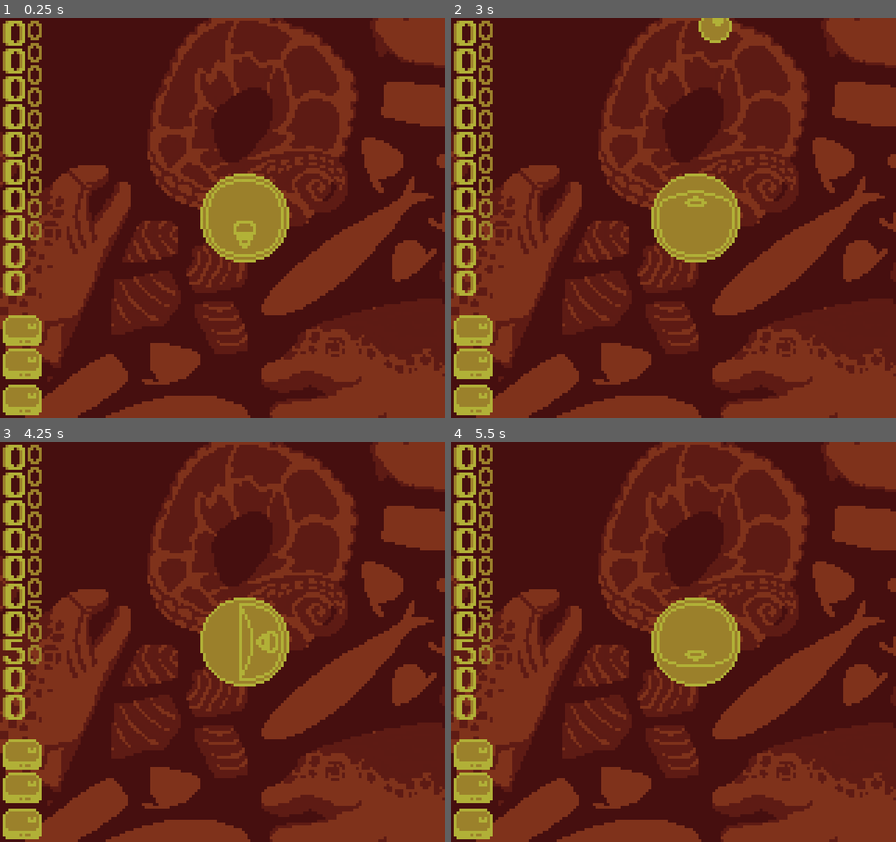
Above: before the commit, frames 1-4 (two rows, left to right).
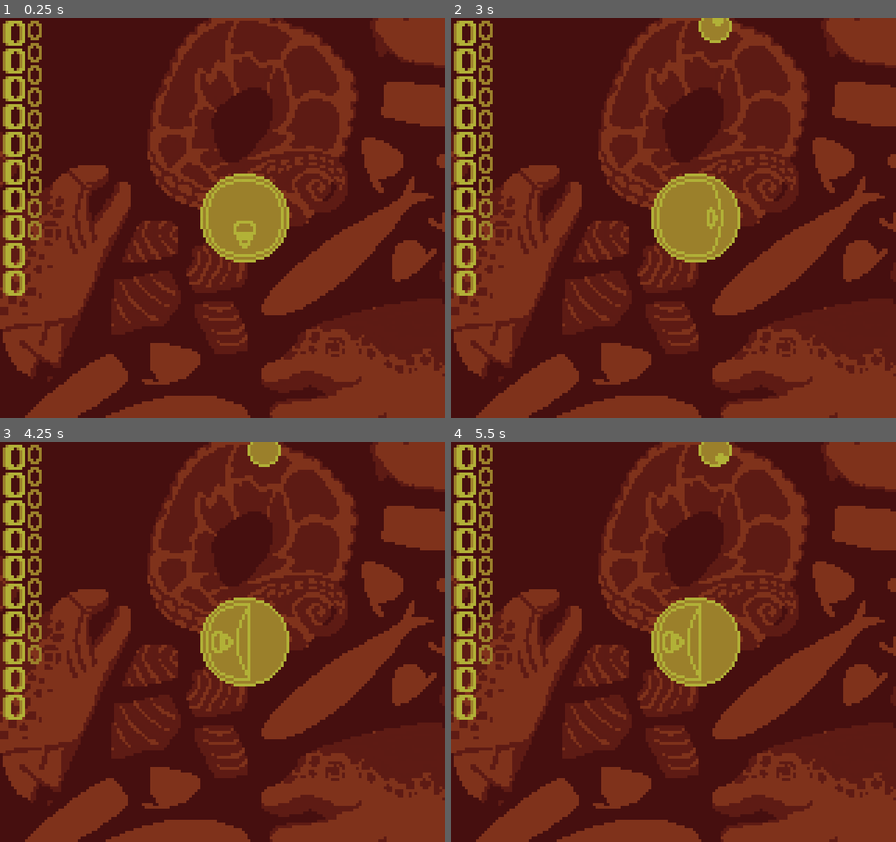
Above: after the commit, the same moments.

Repository: sym-z/gbjam-12
Game: Godot game, scene res://scenes/load_scene.tscn
Two runs of this game, one before a commit and one after it. Both use one fixed random seed, a clock stepped at 60 frames per second and the inputs below.
Inputs:
- Up to frame 1 (0.25 s): no input
- Up to frame 2 (3 s): tap Enter (START) at 0.5 s; hold D (DPAD-RIGHT) 0.53-1.28 s; tap L (A) at 0.6, 1.55, 2.1 s; tap K (B) at 0.8, 1.35, 2.3, 2.85 s; hold S (DPAD-DOWN) 1.28-2.03 s; hold D (DPAD-RIGHT) 2.03-2.78 s; hold W (DPAD-UP) from 2.78 s (still down)
- Up to frame 3 (4.25 s): tap L (A) at 3.05 s; release W (DPAD-UP) at 3.53 s; hold A (DPAD-LEFT) from 3.53 s (still down); tap Shift (SELECT) at 3.6 s; tap K (B) at 3.8 s
- Up to frame 4 (5.5 s): tap Enter (START) at 4.25, 4.35 s; tap L (A) at 4.55, 5.1 s; release A (DPAD-LEFT) at 5.03 s; hold S (DPAD-DOWN) from 5.03 s (still down); tap K (B) at 5.3 s

The runs differ from the first frame. In frame 1, 1.9% of the frame differs, in the area x 0-10%, y 74-100%; in frame 2, 2.4%; in frame 3, 3.4%, in the area x 0-64%, y 0-100%; in frame 4, 3.1%.

Commit message:
fixing movement after death

Diff:
--- a/game-files/scenes/level_one.tscn
+++ b/game-files/scenes/level_one.tscn
@@ -8,17 +8,6 @@
 [ext_resource type="FontFile" uid="uid://ddp7ms5o882hh" path="res://tilesets/large.png" id="3_8oh36"]
 [ext_resource type="FontFile" uid="uid://c3ogr0b34lgr" path="res://tilesets/small.png" id="4_fbjmb"]
 [ext_resource type="Texture2D" uid="uid://drss4k4hdm2rj" path="res://sprites/dummy-enemy.png" id="5_cdm3v"]
-
-[sub_resource type="SpriteFrames" id="SpriteFrames_r6du0"]
-animations = [{
-"frames": [{
-"duration": 1.0,
-"texture": ExtResource("2_5vfvv")
-}],
-"loop": true,
-"name": &"default",
-"speed": 5.0
-}]
 
 [sub_resource type="SpriteFrames" id="SpriteFrames_s2qrt"]
 animations = [{
@@ -51,28 +40,27 @@
 score_text = NodePath("HUD/Score/RichTextLabel")
 h_score_text = NodePath("HUD/High Score/RichTextLabel")
 
-[node name="Life Icons" type="Node2D" parent="."]
+[node name="Life Icons" type="Control" parent="."]
+visible = false
+layout_mode = 3
+anchors_preset = 0
 
-[node name="One" type="AnimatedSprite2D" parent="Life Icons"]
-z_index = 4
+[node name="VBoxContainer" type="VBoxContainer" parent="Life Icons"]
+layout_mode = 0
+offset_right = 14.0
+offset_bottom = 11.0
+
+[node name="TextureRect" type="TextureRect" parent="Life Icons/VBoxContainer"]
+z_index = 10
 texture_filter = 3
-position = Vector2(8, 137.125)
-sprite_frames = SubResource("SpriteFrames_r6du0")
+layout_mode = 2
+texture = ExtResource("2_5vfvv")
 
-[node name="One2" type="AnimatedSprite2D" parent="Life Icons"]
-z_index = 4
+[node name="TextureRect2" type="TextureRect" parent="Life Icons/VBoxContainer"]
+z_index = 10
 texture_filter = 3
-position = Vector2(8, 125)
-sprite_frames = SubResource("SpriteFrames_r6du0")
-
-[node name="One3" type="AnimatedSprite2D" parent="Life Icons"]
-process_thread_group = 1
-process_thread_group_order = 0
-process_thread_messages = 0
-z_index = 4
-texture_filter = 1
-position = Vector2(8, 113)
-sprite_frames = SubResource("SpriteFrames_r6du0")
+layout_mode = 2
+texture = ExtResource("2_5vfvv")
 
 [node name="HUD" type="Control" parent="."]
 layout_mode = 3
--- a/game-files/scripts/goodguy.gd
+++ b/game-files/scripts/goodguy.gd
@@ -86,9 +86,11 @@
 
 
 func _process(_delta):
-	input_handler()
+	if !dead:
+		input_handler()
 
 func input_handler(DEBUG = false):
+
 	if Input.is_action_pressed("DPAD-DOWN"):
 		down = true
 		aim_dir = AIM.SOUTH
Not shown: 1 places in game-files/scenes/level_one.tscn that only renumber resources
Not shown, changed: DESIGN.md
